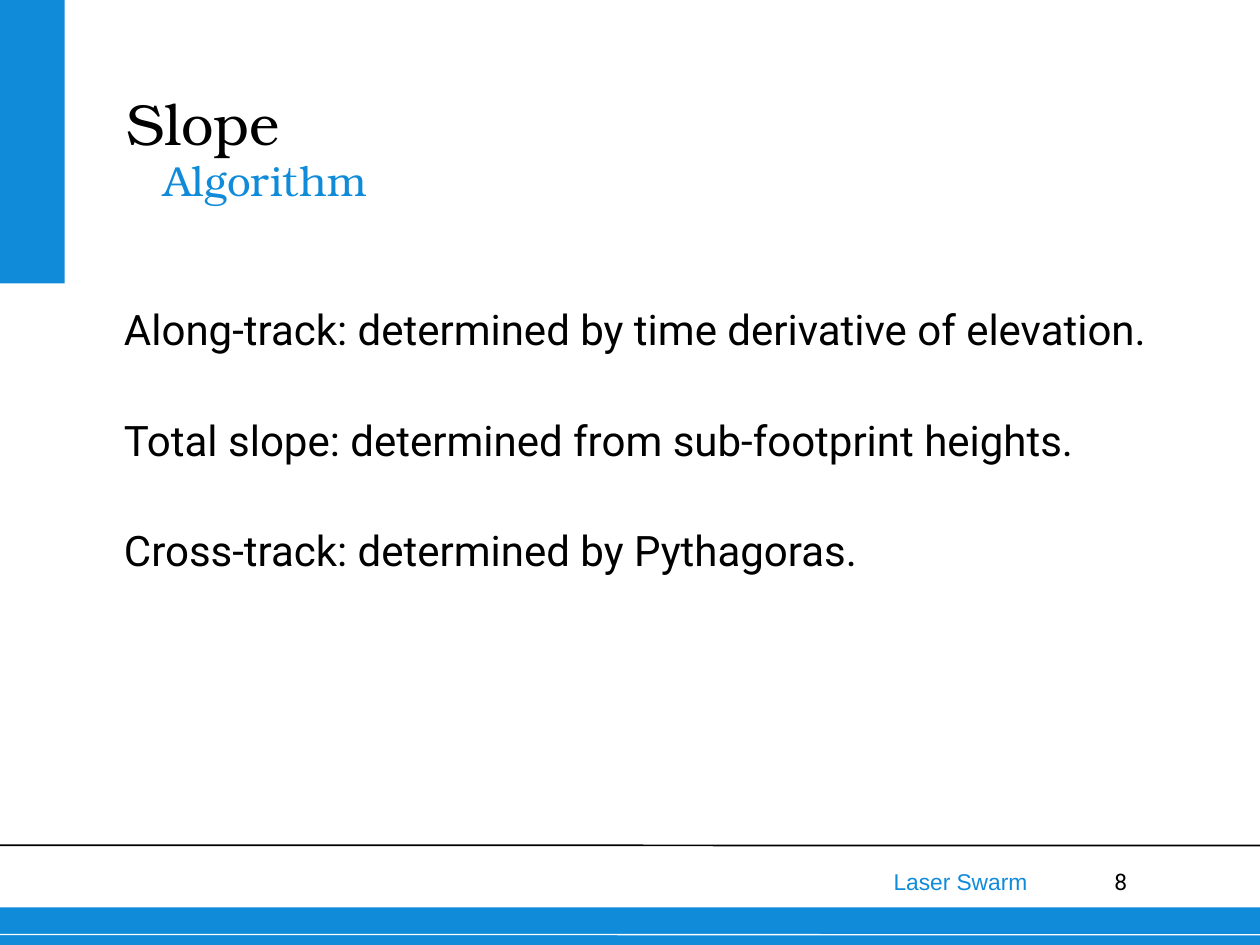
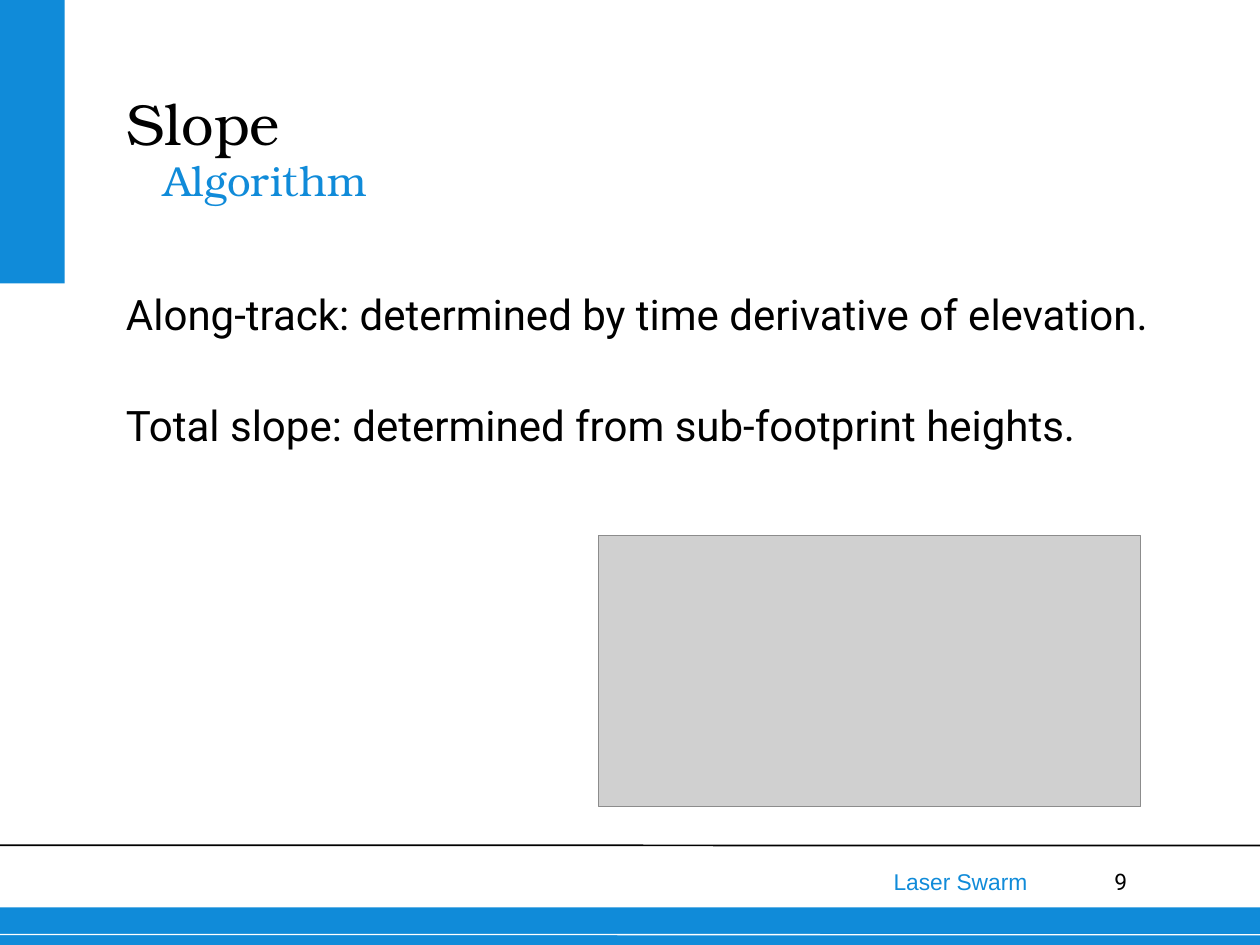
Before and after one commit to thewisenerd/laser-swarm, a slide deck: slide 9 of finalPresentation/subsections/ElevationSlope.ppt (slide 8 before the commit). Drawn at 1260x945 pixels with LibreOffice and Linux fonts; fonts in the diff are those of the drawing; grey boxes stand for pictures; background and template pictures are left out. Boxes give left, top, right and bottom in pixels: in the first picture for what was removed or moved away, otherwise in the second. Text is boxed around its words. In the diff, an @@ line names an element or a change of style, - is before the commit and + after.

```diff
--- a/finalPresentation/subsections/ElevationSlope.ppt
+++ b/finalPresentation/subsections/ElevationSlope.ppt
@@ text "Along-track: determined by time derivative ...": place and size @@
-text "Along-track: determined by time derivative ..." at [124,313,1145,575]
+text "Along-track: determined by time derivative ..." at [126,298,1147,450]
@@ text at [124,534,857,575]: paragraph removed @@
-Cross-track: determined by Pythagoras.
@@ picture added at [598,536,1140,806] @@
@@ page number at [1114,873,1127,890]: text changed @@
-8
+9
```
Also in this commit, not shown: 8 other slides changed, 2 slides added, 2 other files.
